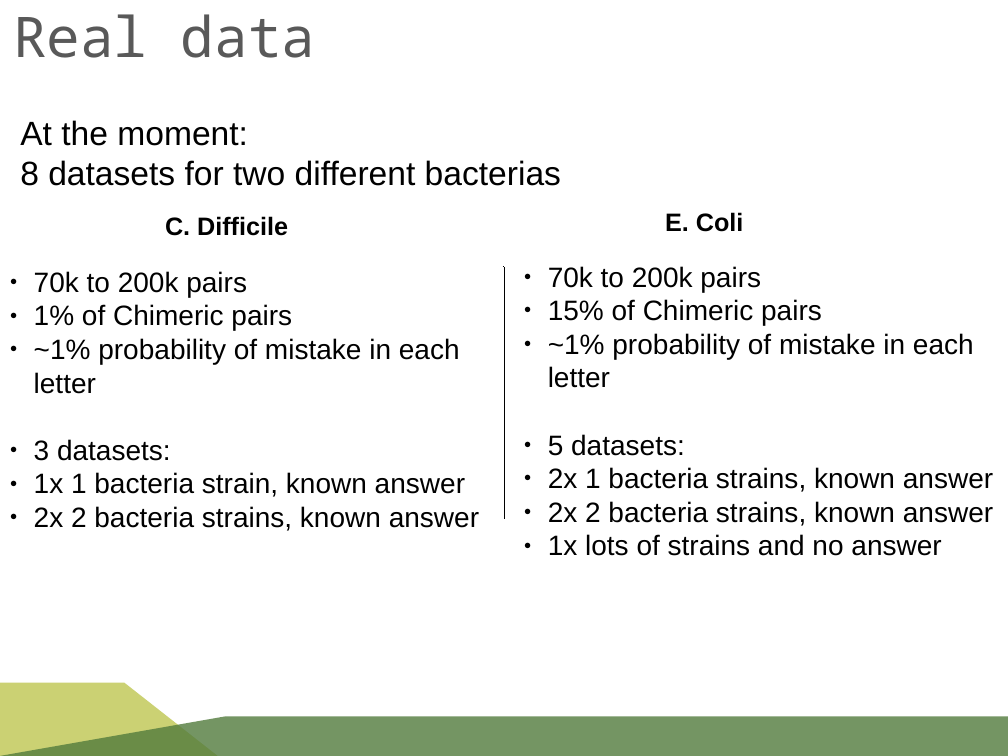
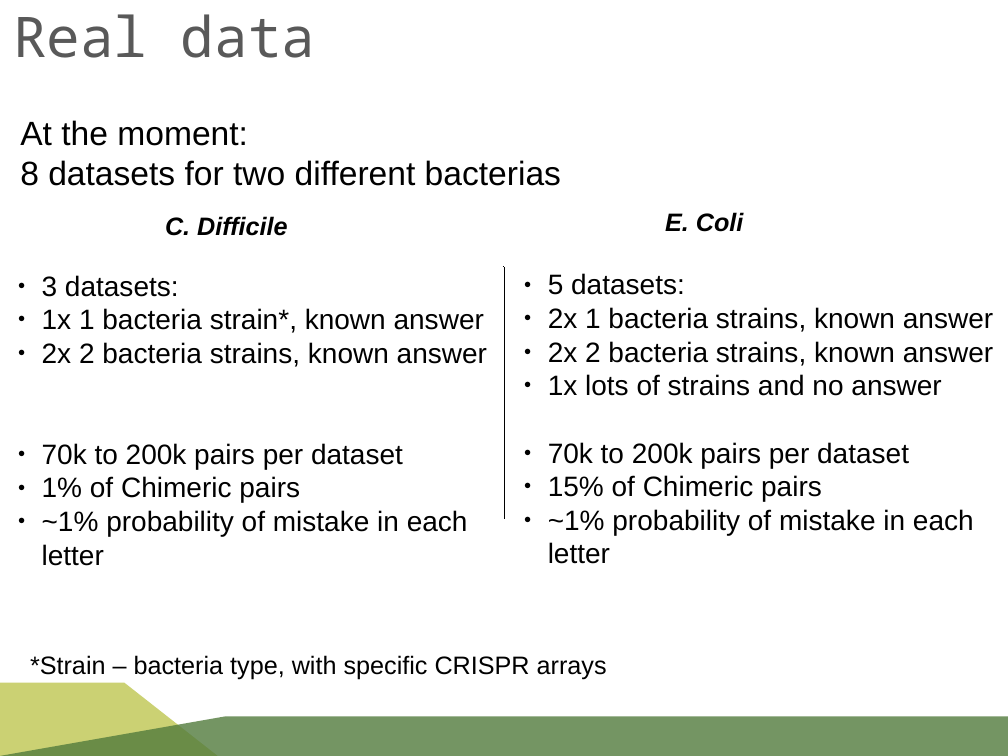
Before and after one commit to rykachevskiy/CRISPR, a slide deck: slide 11 of SK-MIT-CRISPR.odp. Drawn at 1008x756 pixels with LibreOffice and Linux fonts; fonts in the diff are those of the drawing; background and template pictures are left out. Boxes give left, top, right and bottom in pixels: in the first picture for what was removed or moved away, otherwise in the second. Text is boxed around its words. In the diff, an @@ line names an element or a change of style, - is before the commit and + after.

```diff
--- a/SK-MIT-CRISPR.odp
+++ b/SK-MIT-CRISPR.odp
@@ text "C. Difficile" at (x1=165, y1=216, x2=287, y2=236): italic on @@
@@ text "E. Coli" at (x1=665, y1=212, x2=744, y2=232): italic on @@
@@ text "3 datasets:" moved from (x1=34, y1=271, x2=479, y2=531) to (x1=42, y1=275, x2=487, y2=566) @@
@@ text "5 datasets:" moved from (x1=548, y1=266, x2=993, y2=556) to (x1=548, y1=273, x2=993, y2=564) @@
@@ text at (x1=548, y1=266, x2=974, y2=388): paragraphs removed @@
-● 70k to 200k pairs
-● 15% of Chimeric pairs
-● ~1% probability of mistake in each letter
@@ text at (x1=42, y1=275, x2=487, y2=469): text changed @@
-● 70k to 200k pairs
+● 3 datasets:
+● 1x 1 bacteria strain*, known answer
+● 2x 2 bacteria strains, known answer
+● 70k to 200k pairs per dataset
@@ text at (x1=34, y1=439, x2=479, y2=531): paragraphs removed @@
-● 3 datasets:
-● 1x 1 bacteria strain, known answer
-● 2x 2 bacteria strains, known answer
@@ text at (x1=548, y1=442, x2=974, y2=564): paragraphs added @@
+● 70k to 200k pairs per dataset
+● 15% of Chimeric pairs
+● ~1% probability of mistake in each letter
@@ text added at (x1=30, y1=655, x2=607, y2=680), 18 pt, text #000000 @@
+*Strain – bacteria type, with specific CRISPR arrays
```
Also in this commit, not shown: 13 other slides changed, 6 slides added, 3 slides removed, 6 other files.
